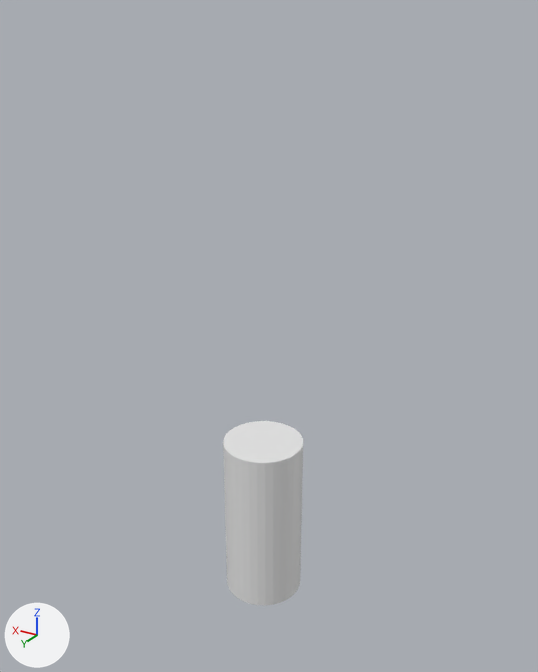
The Blender file 01-Models/dh-pfahl.blend as it was, and as the next commit left it.
Rendered twice from a 50 mm lens placed at (-1.04, 1.699, 1.758), pointed at (-0.023, 0.003, 0.91). The lights are fixed; the arrows at lower left show +X, +Y and +Z.
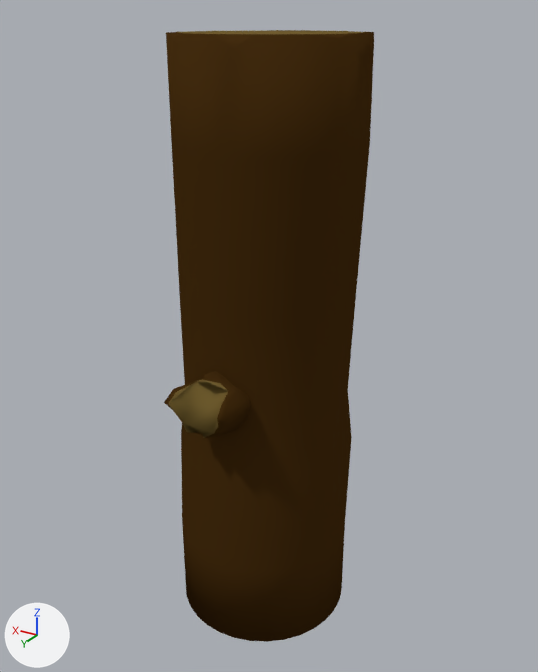
What differs and where, as boxes [x1, y1, x2, y2] in the pictures (538 x 672 px; the box of a moved part takes in the faces that stretch with it):
'Circle', added (brown): after [166, 30, 374, 642]
    faces in mat_rinde (brown #462e11): [166, 30, 374, 642]
    faces in mat_jahresringe (brown #725e30): [177, 31, 365, 34]
'Cylinder', reshaped, moved, turned, rescaled: before [223, 421, 303, 606]; after [164, 371, 250, 438]
part 1 of me_cylinder, moved or reshaped: before [223, 421, 303, 606]; after [164, 371, 250, 438]

The change, as a list of edits to the scene's bpy script:
```text
Add mat_jahresringe:
    mat_jahresringe = diffuse_material('Jahresringe')
    mat_jahresringe.base_color = (0.168, 0.113, 0.0299)  # brown #725e30
Add mat_rinde:
    mat_rinde = diffuse_material('Rinde')
    mat_rinde.base_color = (0.0607, 0.027, 0.00543)  # brown #462e11
Change me_cylinder:
    used by ob_cylinder; location = (0.0, 0.0, 0.282); scale = (0.124, 0.124, 0.269)
    remove me_cylinder.from_pydata(...)  # 64 vertices, 34 faces; spans x -1.0..1.0, y -1.0..1.0, z -1.0..1.0
    add me_cylinder.from_pydata(...)  # 48 vertices, 34 faces; spans x -1.52..1.52, y -3.55..-0.6, z -3.37..2.31
    me_cylinder part 1: the whole mesh is rebuilt
    me_cylinder part 2: the surface is now shaded smooth
    add me_cylinder.materials.append(mat_rinde)  # brown #462e11
    add me_cylinder.materials.append(mat_jahresringe)  # brown #725e30
Add me_circle:
    me_circle.from_pydata(...)  # 256 vertices, 226 faces; spans x -1.08..1.0, y -1.07..1.0, z 0.0..6.56
    me_circle.polygons.foreach_set('use_smooth', [True] * 226)
    # faces by material slot: [225, 1]
    me_circle.materials.append(mat_rinde)  # brown #462e11
    me_circle.materials.append(mat_jahresringe)  # brown #725e30
Change ob_cylinder:
    ob_cylinder.location: (0.0, 0.0, 0.282) -> (0.0, 0.255, 0.674)
    ob_cylinder.rotation_euler: (0.0, 0.0, 0.0) -> (-1.225, 0.0, 0.0)  # degrees (0, 0, 0) -> degrees (-70, 0, 0)
    ob_cylinder.scale: (0.124, 0.124, 0.269) -> (0.0605, 0.0605, 0.0605)
Add ob_circle:
    ob_circle = bpy.data.objects.new('Circle', me_circle)
    ob_circle.location = (0.0, 0.0, 0.0)
    ob_circle.scale = (0.262, 0.262, 0.262)
```
